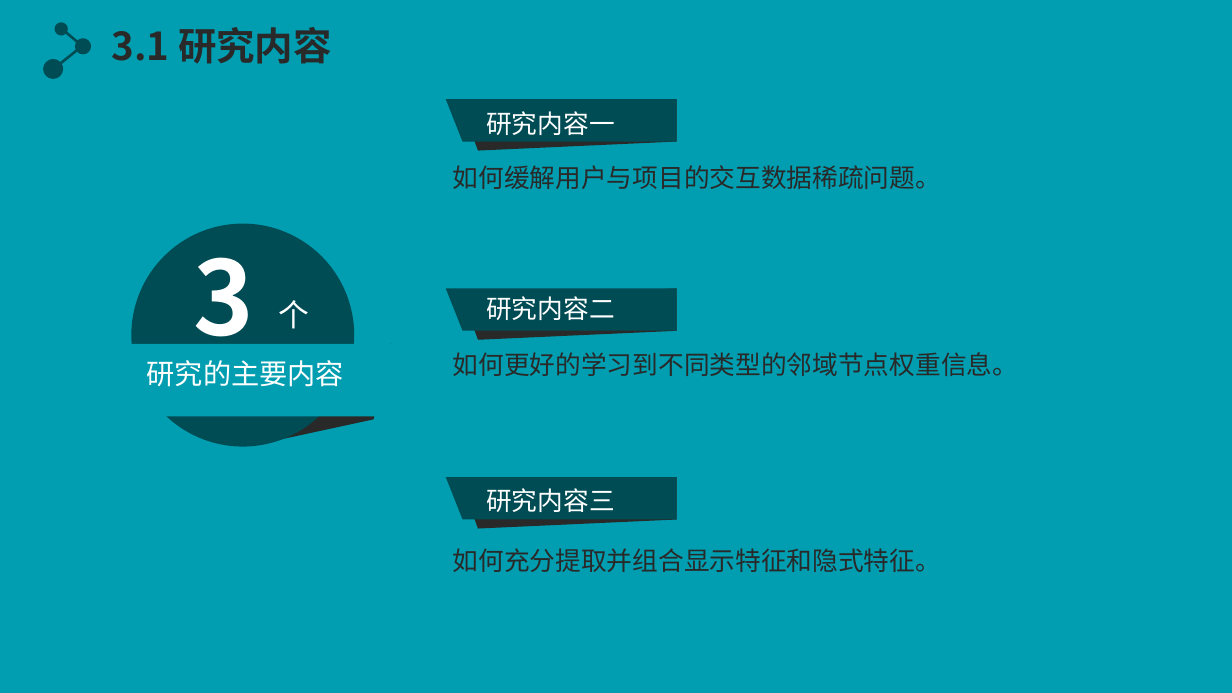
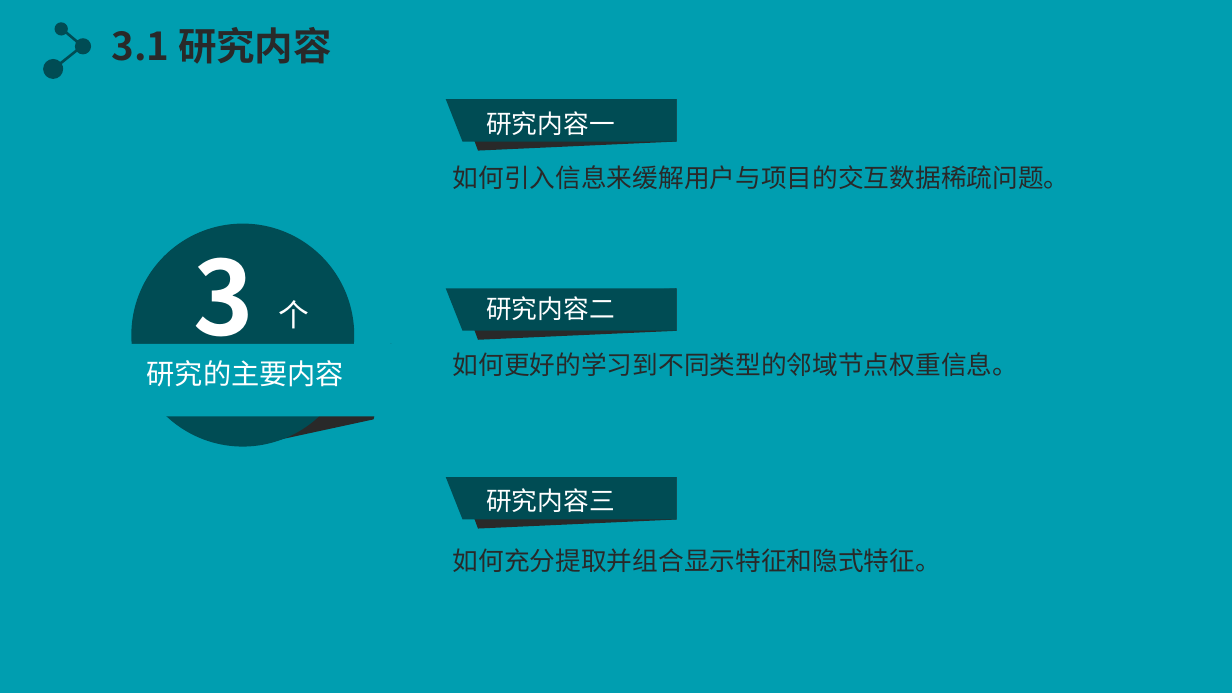
Before and after one commit to Redamancyer/keeplearning, a slide deck: slide 9 of 开题报告.pptx. Drawn at 1232x693 pixels with LibreOffice and Linux fonts; fonts in the diff are those of the drawing; background and template pictures are left out. Boxes give left, top, right and bottom in pixels: in the first picture for what was removed or moved away, otherwise in the second. Text is boxed around its words. In the diff, an @@ line names an element or a change of style, - is before the commit and + after.

```diff
--- a/开题报告.pptx
+++ b/开题报告.pptx
@@ text at bbox=[453, 165, 1070, 189]: text changed @@
-如何缓解用户与项目的交互数据稀疏问题。
+如何引入信息来缓解用户与项目的交互数据稀疏问题。
```
Also in this commit, not shown: 4 other slides changed, 4 other files.
